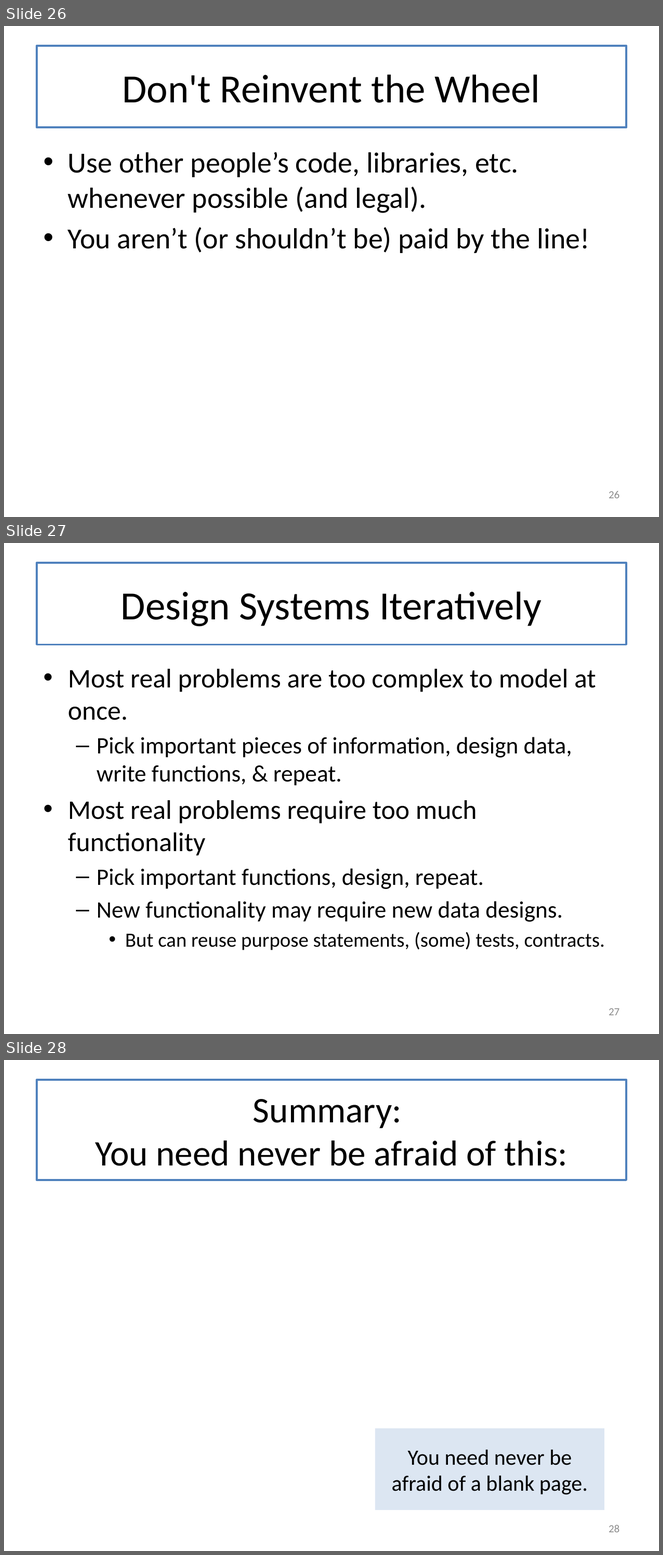
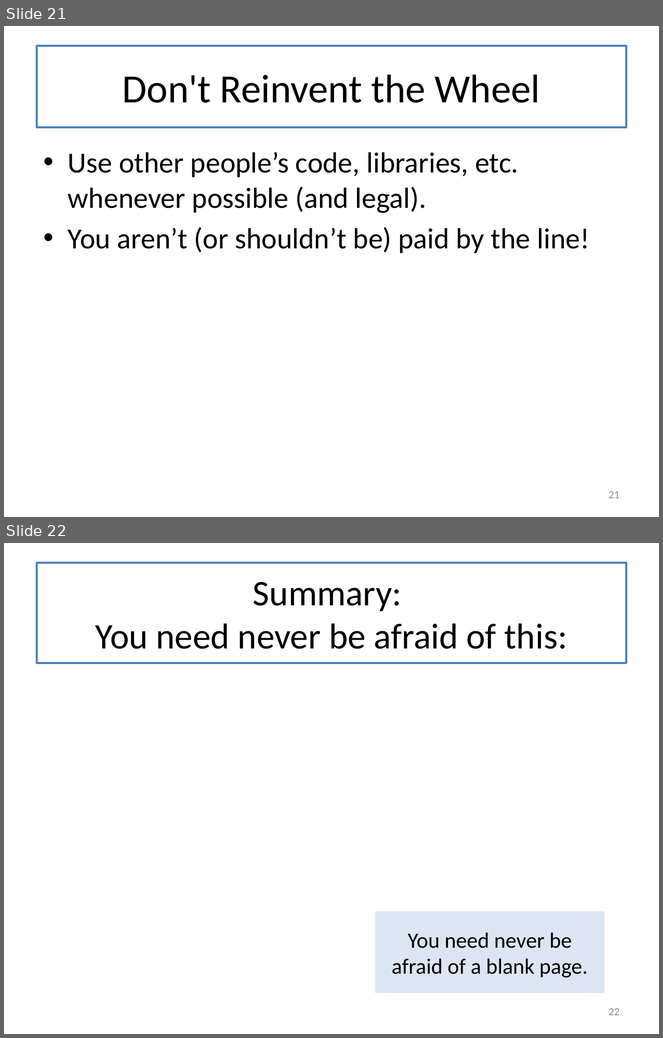
Before and after one commit to mwand/cs5010f17, a slide deck: Slides/Lesson 12.1 The Last Lecture.pptx. Shown one above the other, each under a label of ours: slides 26, 27 and 28 before the commit, slides 21 and 22 after it. The pictures are 663x1555 and 663x1038 pixels, drawn with LibreOffice and Linux fonts; fonts in the diff are those of the drawing. Boxes give left, top, right and bottom in pixels: in the first picture for what was removed or moved away, otherwise in the second. Text is boxed around its words. In the diff, an @@ line names an element or a change of style, - is before the commit and + after.

```diff
--- a/Slides/Lesson 12.1 The Last Lecture.pptx
+++ b/Slides/Lesson 12.1 The Last Lecture.pptx
@@ slide 27 removed at box(4, 543, 659, 1034), background #FFFFFF @@
@@ title removed at box(37, 563, 626, 644) @@
-Design Systems Iteratively
@@ text removed at box(68, 669, 605, 951) @@
-• Most real problems are too complex to model at once.
-  – Pick important pieces of information, design data, write functions, & repeat.
-• Most real problems require too much functionality
-  – Pick important functions, design, repeat.
-  – New functionality may require new data designs.
-    • But can reuse purpose statements, (some) tests, contracts.
@@ page number removed at box(609, 1008, 620, 1016) @@
-27
@@ what was slide 26 is now slide 21 @@
@@ page number at box(609, 491, 620, 499): text changed @@
-26
+21
@@ what was slide 28 is now slide 22 @@
@@ page number at box(609, 1008, 620, 1016): text changed @@
-28
+22
```
Also in this commit, not shown: 11 slides changed, 1 slide added, 6 other slides removed, 3 other files.
